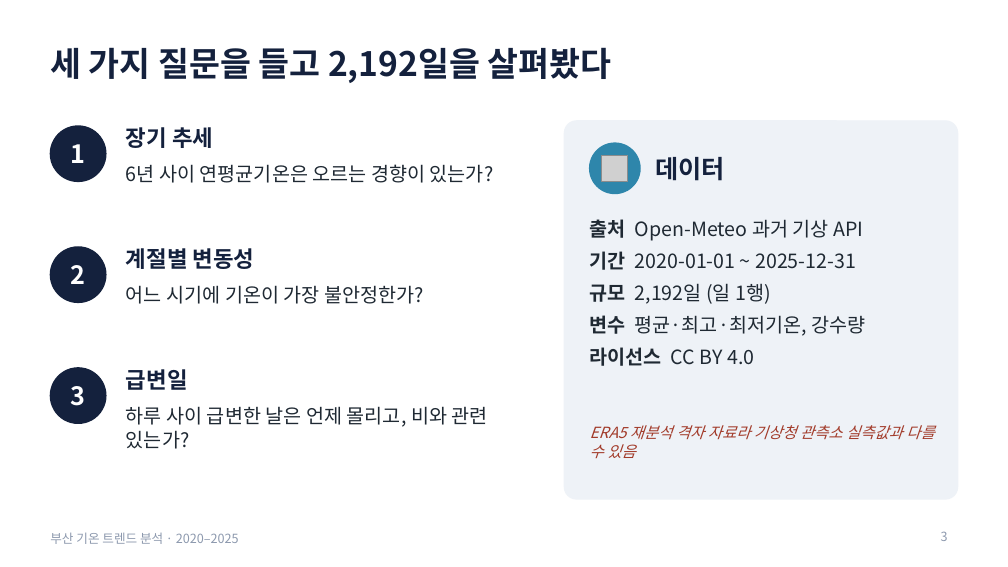
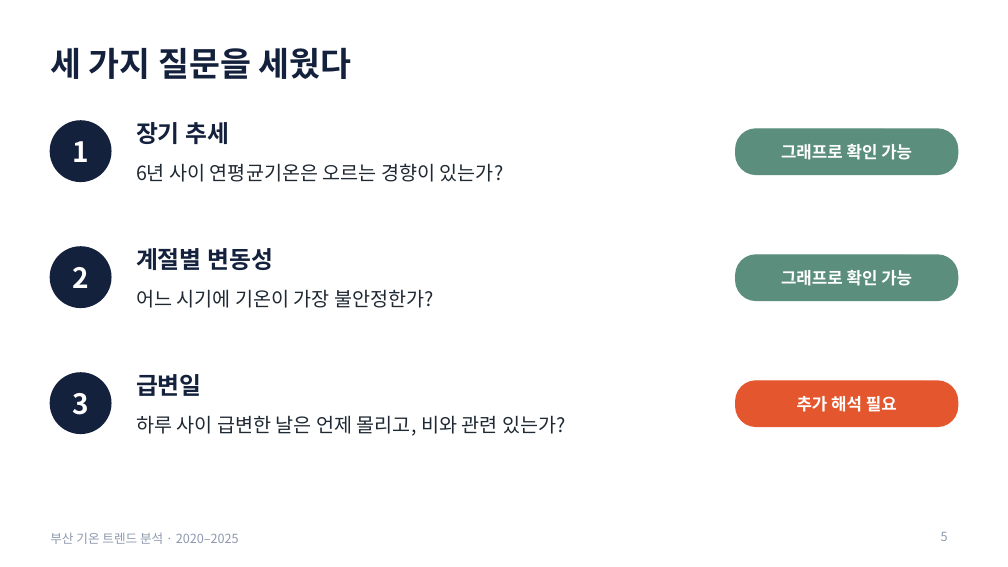
Before and after one commit to 17lucky71/busan-temperature-trend, a slide deck: slide 5 of docs/presentation.pptx (slide 3 before the commit). Drawn at 1008x567 pixels with LibreOffice and Linux fonts; fonts in the diff are those of the drawing; grey boxes stand for pictures. Boxes give left, top, right and bottom in pixels: in the first picture for what was removed or moved away, otherwise in the second. Text is boxed around its words. In the diff, an @@ line names an element or a change of style, - is before the commit and + after.

Commit message:
docs: 발표 자료 30장으로 확장

```diff
--- a/docs/presentation.pptx
+++ b/docs/presentation.pptx
@@ title at [50,47,352,79]: text changed @@
-세 가지 질문을 들고 2,192일을 살펴봤다
+세 가지 질문을 세웠다
@@ text "장기 추세": place and size @@
-text "장기 추세" at [126,127,213,148]
+text "장기 추세" at [136,122,229,144]
@@ ellipse: place and size @@
-ellipse at [50,126,106,181]
+ellipse at [50,121,111,181]
@@ rounded rectangle removed at [564,121,958,499] @@
@@ ellipse removed at [590,143,640,194] @@
@@ rounded rectangle added at [736,129,958,174], fill #5B8E7D, outline #5B8E7D 1 pt @@
@@ text added at [781,144,912,160], 12 pt, text #FFFFFF, bold @@
+그래프로 확인 가능
@@ text "6년 사이 연평균기온은 오르는 경향이 ...": place and size @@
-text "6년 사이 연평균기온은 오르는 경향이 ..." at [126,164,494,183]
+text "6년 사이 연평균기온은 오르는 경향이 ..." at [136,163,504,182]
@@ picture removed at [602,155,628,181] @@
@@ text removed at [655,157,725,181] @@
-데이터
@@ text removed at [590,219,865,366] @@
-출처 Open-Meteo 과거 기상 API
-기간 2020-01-01 ~ 2025-12-31
-규모 2,192일 (일 1행)
-변수 평균·최고·최저기온, 강수량
-라이선스 CC BY 4.0
@@ ellipse: place and size @@
-ellipse at [50,247,106,302]
+ellipse at [50,247,111,307]
@@ text "계절별 변동성": place and size @@
-text "계절별 변동성" at [126,248,255,269]
+text "계절별 변동성" at [136,248,273,270]
@@ rounded rectangle added at [736,255,958,300], fill #5B8E7D, outline #5B8E7D 1 pt @@
@@ text "어느 시기에 기온이 가장 불안정한가?": place and size @@
-text "어느 시기에 기온이 가장 불안정한가?" at [126,285,424,304]
+text "어느 시기에 기온이 가장 불안정한가?" at [136,289,434,308]
@@ text added at [781,270,912,286], 12 pt, text #FFFFFF, bold @@
+그래프로 확인 가능
@@ size 18 to 20 pt in 3 elements at [72,141,89,162], [72,267,89,288], [72,393,89,415] @@
@@ ellipse: place and size @@
-ellipse at [50,368,106,423]
+ellipse at [50,373,111,433]
@@ size 16 to 17 pt in 3 elements at [136,248,273,270], [136,122,229,144], [136,374,202,396] @@
@@ text "급변일": place and size @@
-text "급변일" at [126,369,188,390]
+text "급변일" at [136,374,202,396]
@@ rounded rectangle added at [736,381,958,426], fill #E4572E, outline #E4572E 1 pt @@
@@ text "하루 사이 급변한 날은 언제 ..." rewrapped from [126,406,488,449] to [136,415,566,436] @@
@@ text added at [797,396,897,412], 12 pt, text #FFFFFF, bold @@
+추가 해석 필요
@@ text removed at [590,425,934,458] @@
-ERA5 재분석 격자 자료라 기상청 관측소 실측값과 다를 수 있음
@@ page number at [941,532,948,541]: text changed @@
-3
+5
```
Also in this commit, not shown: 8 other slides changed, 14 slides added.
